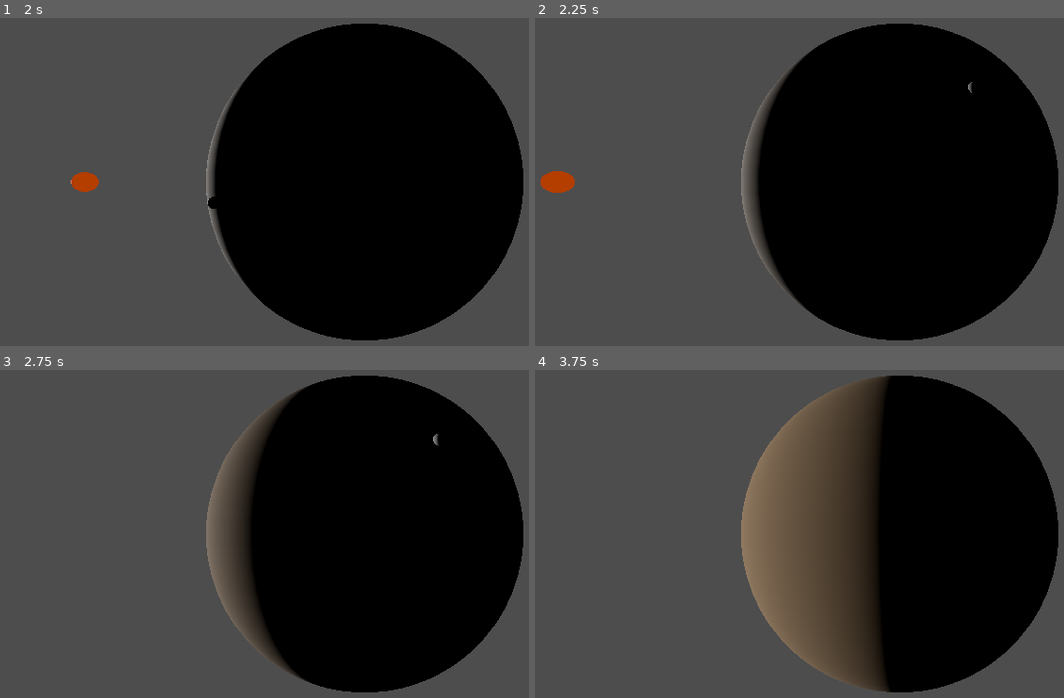
Above: before the commit, frames 1-4 (two rows, left to right).
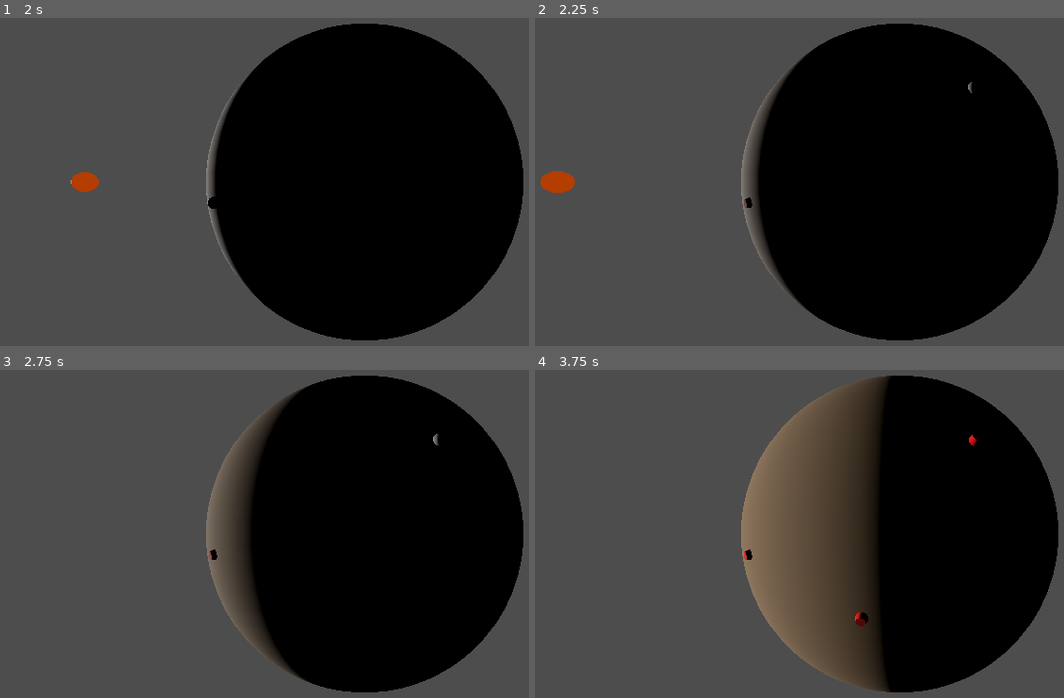
Above: after the commit, the same moments.

Repository: ShadowCurse/gmtk_2024
Game: Godot game, scene res://solar_system.tscn
The game is run twice, just before and just after one commit, with the same random seed, the same clock (stepped at 60 frames per second) and the same inputs.
Inputs (mouse positions are in pixels of both pictures, inside the frame that each line leads up to):
- Up to frame 1 (2 s): tap Enter (ui_accept) at 0.5, 0.6, 0.77, 1.07, 1.35, 1.52, 1.82 s; move the mouse to (outside the picture) at 0.52 s; click (outside the picture) at 0.67 s; move the mouse to (216, 201) at 1.27 s; click (216, 201) at 1.42 s
- Up to frame 2 (2.25 s): move the mouse to (974, 90) at 2.02 s; tap Enter (ui_accept) at 2.1 s; click (974, 90) at 2.17 s
- Up to frame 3 (2.75 s): no input
- Up to frame 4 (3.75 s): move the mouse to (862, 619) at 2.77 s; tap Enter (ui_accept) at 2.85, 3.02, 3.32, 3.6 s; click (862, 619) at 2.92 s; move the mouse to (outside the picture) at 3.52 s; click (outside the picture) at 3.67 s

Frame 1 is identical in both runs. In frame 2, less than 0.1% of the frame differs, in the area x 39-42%, y 54-58%; in frame 3, less than 0.1%; in frame 4, 0.2%, in the area x 39-84%, y 19-79%.

Commit message:
place resource points on left click

Diff:
--- a/planet.gd
+++ b/planet.gd
@@ -1,5 +1,7 @@
 extends Node3D
 class_name Planet
+
+@export var resource_point_scene: PackedScene
 
 @onready var planet_mesh: MeshInstance3D = $planet_mesh
 @onready var camera_3d: Camera3D = $Camera3D
@@ -52,6 +54,19 @@
 		var p1 = ray_origin + ray_direction * d1
 		var p2 = ray_origin + ray_direction * d2
 		debug_cursor.global_position = p2
+		if Input.is_action_just_pressed("ui_accept"):
+			var local_position = self.to_local(p2)
+			var resource_point: Node3D = resource_point_scene.instantiate()
+			resource_point.position = local_position
+
+			# TODO find a more accurate version
+			var up = local_position.normalized()
+			var a = up.cross(Vector3.UP)
+			var b = up.cross(a)
+			var new_basis = Basis(a, up, b)
+			resource_point.rotation = new_basis.get_euler()
+
+			self.add_child(resource_point)
 
 func _unhandled_input(event)-> void:
 	if Input.is_mouse_button_pressed(MOUSE_BUTTON_MIDDLE):
--- a/planet.tscn
+++ b/planet.tscn
@@ -1,6 +1,7 @@
-[gd_scene load_steps=5 format=3 uid="uid://sopr4q2hdxso"]
+[gd_scene load_steps=6 format=3 uid="uid://sopr4q2hdxso"]
 
 [ext_resource type="Script" path="res://planet.gd" id="1_etj0d"]
+[ext_resource type="PackedScene" uid="uid://dwb8x5iqssv0y" path="res://resource_point.tscn" id="2_xjoyg"]
 
 [sub_resource type="SphereMesh" id="SphereMesh_h2q1y"]
 
@@ -11,6 +12,7 @@
 
 [node name="planet" type="Node3D"]
 script = ExtResource("1_etj0d")
+resource_point_scene = ExtResource("2_xjoyg")
 
 [node name="planet_mesh" type="MeshInstance3D" parent="."]
 transform = Transform3D(10, 0, 0, 0, 10, 0, 0, 0, 10, 0, 0, 0)
